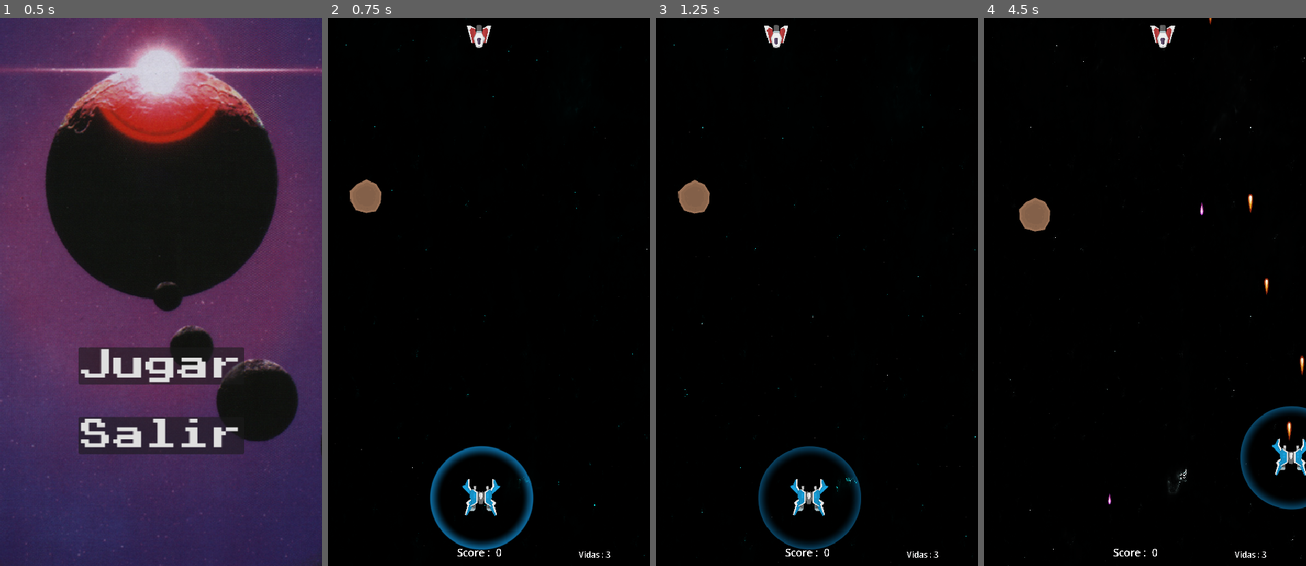
Above: before the commit, frames 1-4 (left to right).
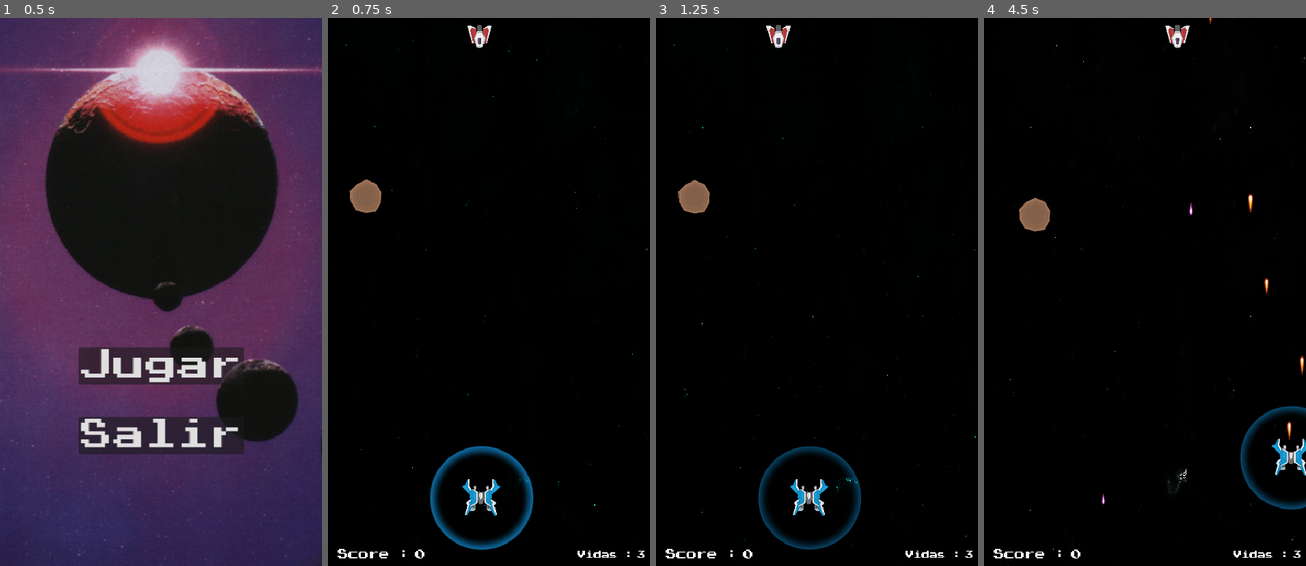
Above: after the commit, the same moments.

Repository: MauroCastro1705/Juego-motores
Game: Godot game, scene res://Menu/menu.tscn
Same seed, same stepped clock (60 frames per second), same inputs: the game is played once before the commit and once after it.
Inputs:
- Up to frame 1 (0.5 s): no input
- Up to frame 2 (0.75 s): click "Jugar" at 0.5 s
- Up to frame 3 (1.25 s): no input
- Up to frame 4 (4.5 s): hold Right (derecha) 1.28-2.03 s; hold Space (disparar) 1.28-2.03 s; hold S (abajo) 2.03-2.78 s; tap Space (disparar) at 2.1, 3.6 s; hold Right (derecha) 2.78-3.53 s; hold Space (disparar) 2.78-3.53 s; hold W (arriba) 3.53-4.28 s; hold A (izquierda) from 4.28 s (still down); hold Space (disparar) from 4.28 s (still down)

Frame 1 is identical in both runs. In frame 2, 0.4% of the frame differs, in the area x 2-99%, y 1-99%; in frame 3, 0.5%; in frame 4, 0.8%.

Commit message:
Improve UI fonts and enemy logic, add boss spawn
Updated UI score and lives scenes to use a custom font and adjusted label positions. Tweaked enemy movement and scoring logic, including a new score value for enemy type 2 and corrected score updates. Modified enemy spawner to spawn the boss enemy only when the player score exceeds 50. Minor adjustments to enemy movement parameters and shield logic.

Diff:
--- a/UI/score.tscn
+++ b/UI/score.tscn
@@ -1,6 +1,7 @@
-[gd_scene load_steps=2 format=3 uid="uid://dh63o5ebcdiet"]
+[gd_scene load_steps=3 format=3 uid="uid://dh63o5ebcdiet"]
 
 [ext_resource type="Script" uid="uid://ygmbap6ug4eb" path="res://UI/score.gd" id="1_4t7g4"]
+[ext_resource type="FontFile" uid="uid://b6tlguvuo0bes" path="res://Assets/Fonts e Imagenes/PressStart2P.ttf" id="2_4vygk"]
 
 [node name="Score" type="Control"]
 layout_mode = 3
@@ -13,20 +14,22 @@
 
 [node name="Label" type="Label" parent="."]
 layout_mode = 0
-offset_left = 80.0
-offset_top = 2.0
-offset_right = 130.0
-offset_bottom = 25.0
+offset_left = 124.0
+offset_top = 3.0
+offset_right = 604.0
+offset_bottom = 83.0
 scale = Vector2(0.2, 0.2)
+theme_override_fonts/font = ExtResource("2_4vygk")
 theme_override_font_sizes/font_size = 80
 text = "Score?"
 
 [node name="Label2" type="Label" parent="."]
 layout_mode = 0
-offset_left = 20.0
+offset_left = 4.0
 offset_top = 2.0
-offset_right = 70.0
-offset_bottom = 25.0
+offset_right = 564.0
+offset_bottom = 82.0
 scale = Vector2(0.2, 0.2)
+theme_override_fonts/font = ExtResource("2_4vygk")
 theme_override_font_sizes/font_size = 80
 text = "Score :"
--- a/UI/vidas.tscn
+++ b/UI/vidas.tscn
@@ -1,6 +1,7 @@
-[gd_scene load_steps=2 format=3 uid="uid://dykovkbm6qgoe"]
+[gd_scene load_steps=3 format=3 uid="uid://dykovkbm6qgoe"]
 
 [ext_resource type="Script" uid="uid://dl1ehu06c1sec" path="res://UI/vidas.gd" id="1_34721"]
+[ext_resource type="FontFile" uid="uid://b6tlguvuo0bes" path="res://Assets/Fonts e Imagenes/PressStart2P.ttf" id="2_415u4"]
 
 [node name="Vidas" type="Control"]
 layout_mode = 3
@@ -16,13 +17,15 @@
 offset_right = 40.0
 offset_bottom = 23.0
 scale = Vector2(0.2, 0.2)
+theme_override_fonts/font = ExtResource("2_415u4")
 theme_override_font_sizes/font_size = 62
 text = "Vidas :"
 
 [node name="Label2" type="Label" parent="."]
 layout_mode = 0
-offset_left = 42.0
-offset_right = 199.0
+offset_left = 93.0
+offset_right = 250.0
 offset_bottom = 86.0
 scale = Vector2(0.2, 0.2)
+theme_override_fonts/font = ExtResource("2_415u4")
 theme_override_font_sizes/font_size = 62
--- a/enemigos/enemigo-2.tscn
+++ b/enemigos/enemigo-2.tscn
@@ -118,3 +118,4 @@
 
 [connection signal="area_entered" from="escudo" to="." method="_on_escudo_area_entered"]
 [connection signal="timeout" from="Timer_disparo" to="." method="_on_timer_disparo_timeout"]
+[connection signal="area_entered" from="area_damage" to="." method="_on_area_damage_area_entered"]
--- a/enemigos/enemigo_1.gd
+++ b/enemigos/enemigo_1.gd
@@ -1,6 +1,6 @@
 extends CharacterBody2D
 
-@export var move_speed: float = 100.0
+@export var move_speed: float = 95.0
 @export var move_range: float = 100.0   # Rango de movimiento de lado a lado
 @export var fire_rate: float = 1.5   # Tiempo entre disparos
 @export var bala_enemigo: PackedScene   # Escena de bala exportada
--- a/enemigos/enemigo_2.gd
+++ b/enemigos/enemigo_2.gd
@@ -2,17 +2,17 @@
 
 @export var move_speed: float = 100.0
 @export var move_range: float = 100.0   # Rango de movimiento de lado a lado
-@export var fire_rate: float = 1.5   # Tiempo entre disparos
+@export var fire_rate: float = 1.5
 @export var bala_enemigo: PackedScene   # Escena de bala exportada
 @onready var vida_local = Global.vida_enemigo1
 @onready var sprite_explosion = $AnimatedSprite2D
 @onready var sprite_nave = $SpaceShips006
 var movement_direction := 1 # 1 = derecha, -1 = izquierda
-var start_position_x: float # Para controlar el rango de movimiento
+var start_position_x: float
 @export var zigzag_amplitud := 50.0     # qué tan ancho es el zigzag
-@export var zigzag_frecuencia := 2.0    # qué tan rápido oscila
+@export var zigzag_frecuencia := 2.0
 @onready var escudo = $escudo
-@export var move_speed_y := 50.0
+@export var move_speed_y := 20.0
 var tiempo := 0.0
 
 
@@ -22,20 +22,15 @@
 	$Timer_disparo.wait_time = fire_rate
 	$Timer_disparo.start()
 	_randomizar()
-
+	escudo.monitoring = true
 
 
 func _physics_process(delta):
 	tiempo += delta
-
-	# Movimiento en zigzag (X)
-	var offset_x = sin(tiempo * zigzag_frecuencia) * zigzag_amplitud
+	var offset_x = sin(tiempo * zigzag_frecuencia) * zigzag_amplitud# Movimiento en zigzag (X)
 	var pos_x = start_position_x + offset_x
 
-	# Movimiento descendente (Y)
-	var pos_y = global_position.y + move_speed_y * delta
-
-	# Aplicar posición final
+	var pos_y = global_position.y + move_speed_y * delta# desciende en Y
 	global_position = Vector2(pos_x, pos_y)
 
 func _randomizar():
@@ -63,7 +58,7 @@
 		sprite_explosion.show()
 		sprite_explosion.play("muerte")
 		AudioManager.ExplosionEnemigo.play()
-		Global._update_score(Global.puntaje_enemigo1)
+		Global._update_score(Global.puntaje_enemigo2) #emitimos puntaje nuevo
 		await sprite_explosion.animation_finished	# Esperar que termine la animación antes de destruir
 		queue_free()
 
@@ -84,8 +79,9 @@
 func _on_escudo_area_entered(area: Area2D) -> void:
 	if area.is_in_group("bala_player"):
 		area.queue_free()
-		desactivar_escudo()
+		call_deferred("desactivar_escudo")
 
 func desactivar_escudo():
 	escudo.visible = false
-	escudo.disable_mode = true
+	escudo.monitoring = false
+	$escudo/CollisionShape2D.disabled = true
--- a/jugador/jugador.gd
+++ b/jugador/jugador.gd
@@ -89,14 +89,12 @@
 	var salida : Marker2D
 	if usar_cañon1:
 		salida = cañon1
-
 	else:
 		salida = cañon2
 	bala.global_position = salida.global_position
 	get_tree().current_scene.add_child(bala)
 	AudioManager.disparoAudio.play()
-	# Cambiar para el siguiente disparo
-	usar_cañon1 = not usar_cañon1
+	usar_cañon1 = not usar_cañon1 # Cambiar para el siguiente disparo
 
 ##ESCUDO·····
 func _on_timer_timeout() -> void:
--- a/niveles/nivel-1.tscn
+++ b/niveles/nivel-1.tscn
@@ -96,17 +96,17 @@
 
 [node name="Score" parent="UI" instance=ExtResource("5_ov6m4")]
 layout_mode = 1
-offset_left = 180.0
-offset_top = 815.0
-offset_right = 180.0
-offset_bottom = 815.0
+offset_left = 11.0
+offset_top = 821.0
+offset_right = 11.0
+offset_bottom = 821.0
 
 [node name="Vidas" parent="UI" instance=ExtResource("8_ktvln")]
 layout_mode = 1
-offset_left = 389.0
-offset_top = 823.0
-offset_right = 389.0
-offset_bottom = 823.0
+offset_left = 387.0
+offset_top = 826.0
+offset_right = 387.0
+offset_bottom = 826.0
 
 [node name="EnemySpawner" parent="." instance=ExtResource("9_sdvcx")]
 position = Vector2(223, 65)
--- a/recursos/scripts_globales/global.gd
+++ b/recursos/scripts_globales/global.gd
@@ -20,6 +20,8 @@
 var current_enemy_on_screen:int  = 0
 
 
+var puntaje_enemigo2:int = 30
+
 func _update_score(new_score):
 	var a = player_score
 	var b = new_score
--- a/recursos/spawners/enemy_spawner.gd
+++ b/recursos/spawners/enemy_spawner.gd
@@ -29,13 +29,18 @@
 
 
 func _instanciar_enemigo_aleatorio():
-	var numero = randi_range(1, 3)
+	var numero = randi_range(1, 3) #numero aleatorio para enemigos
+
 
 	match numero:
 		1:_instanciar_enemigo(enemigo1)
 		2:_instanciar_enemigo(enemigo1)
-		3:_instanciar_enemigo(enemigo2)
+		3:_instanciar_jefe()
 
+
+func _instanciar_jefe():#si se cumple la condicion, se spawnea el jefe
+	if Global.player_score > 50:
+		_instanciar_enemigo(enemigo2)
 
 func _instanciar_enemigo(enemigo):
 	if Global.current_enemy_on_screen < Global.max_enemy1_on_screen :
